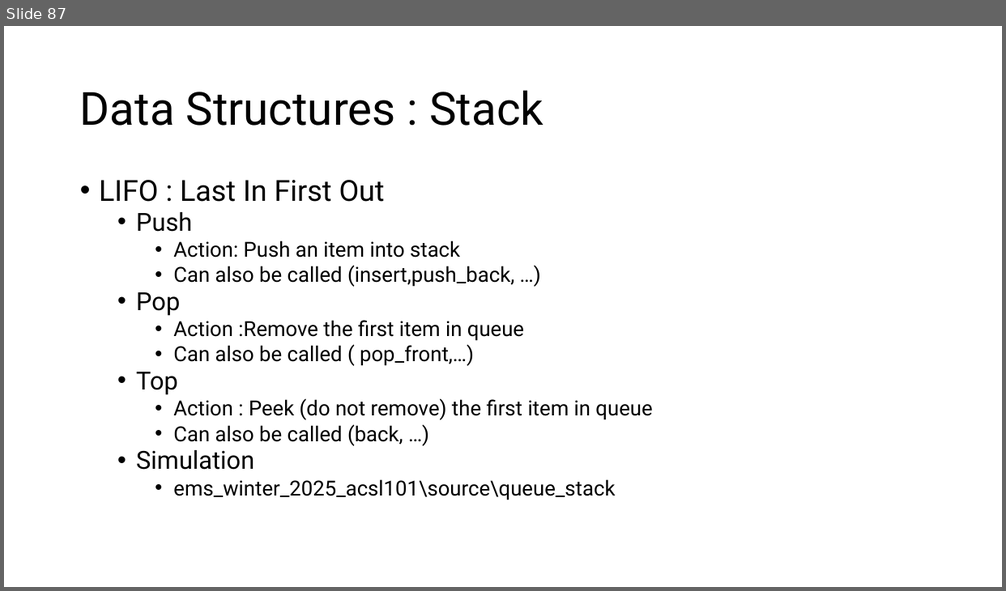
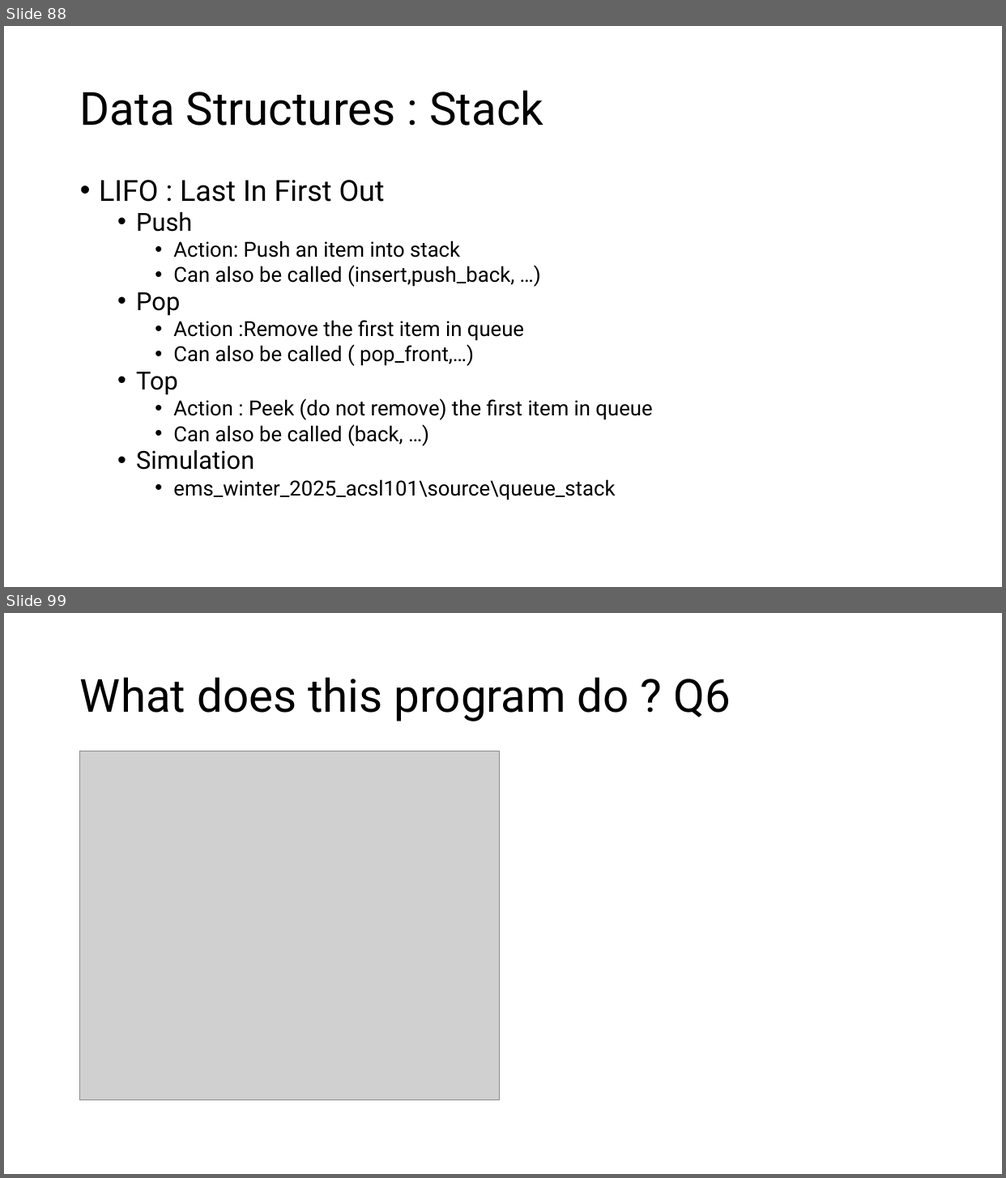
Before and after one commit to MoklaEducation/ems_winter_2025_acsl101, a slide deck: all/ExploringCSConceptsViaACSLCompetitions_all.pptx. Shown one above the other, each under a label of ours: slide 87 before the commit, slides 88 and 99 after it; the slides between them are not shown. The pictures are 1006x591 and 1006x1178 pixels, drawn with LibreOffice and Linux fonts; fonts in the diff are those of the drawing; grey boxes stand for pictures. Boxes give left, top, right and bottom in pixels: in the first picture for what was removed or moved away, otherwise in the second. Text is boxed around its words. In the diff, an @@ line names an element or a change of style, - is before the commit and + after.

Commit message:
what does this program do

```diff
--- a/all/ExploringCSConceptsViaACSLCompetitions_all.pptx
+++ b/all/ExploringCSConceptsViaACSLCompetitions_all.pptx
@@ slide 99 added at [4,613,1002,1174], background #FFFFFF @@
@@ title added at [80,677,731,722], 44 pt, text #000000 @@
+What does this program do ? Q6
@@ picture added at [79,752,499,1101] @@
@@ what was slide 87 is now slide 88 @@
```
Also in this commit, not shown: 12 other slides added, 1 other file.
